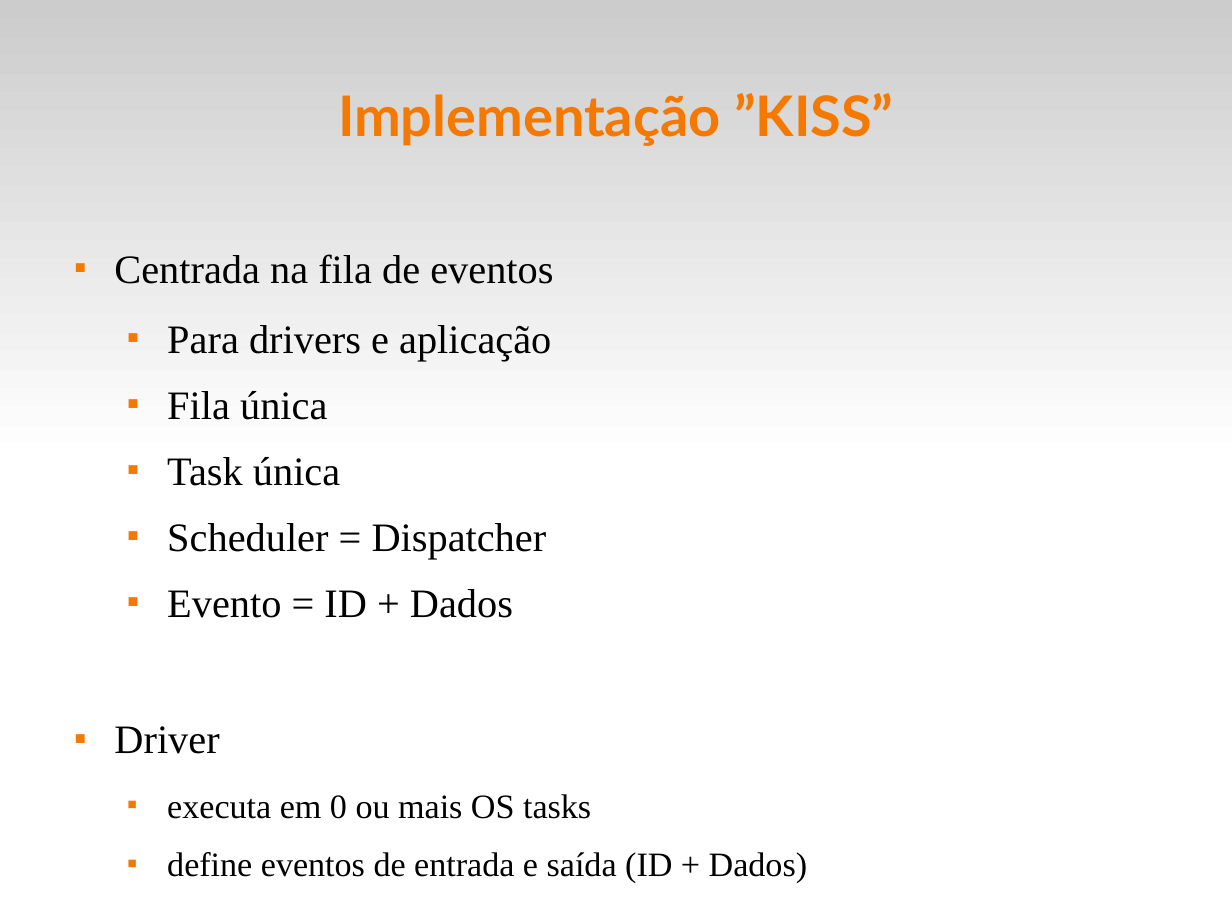
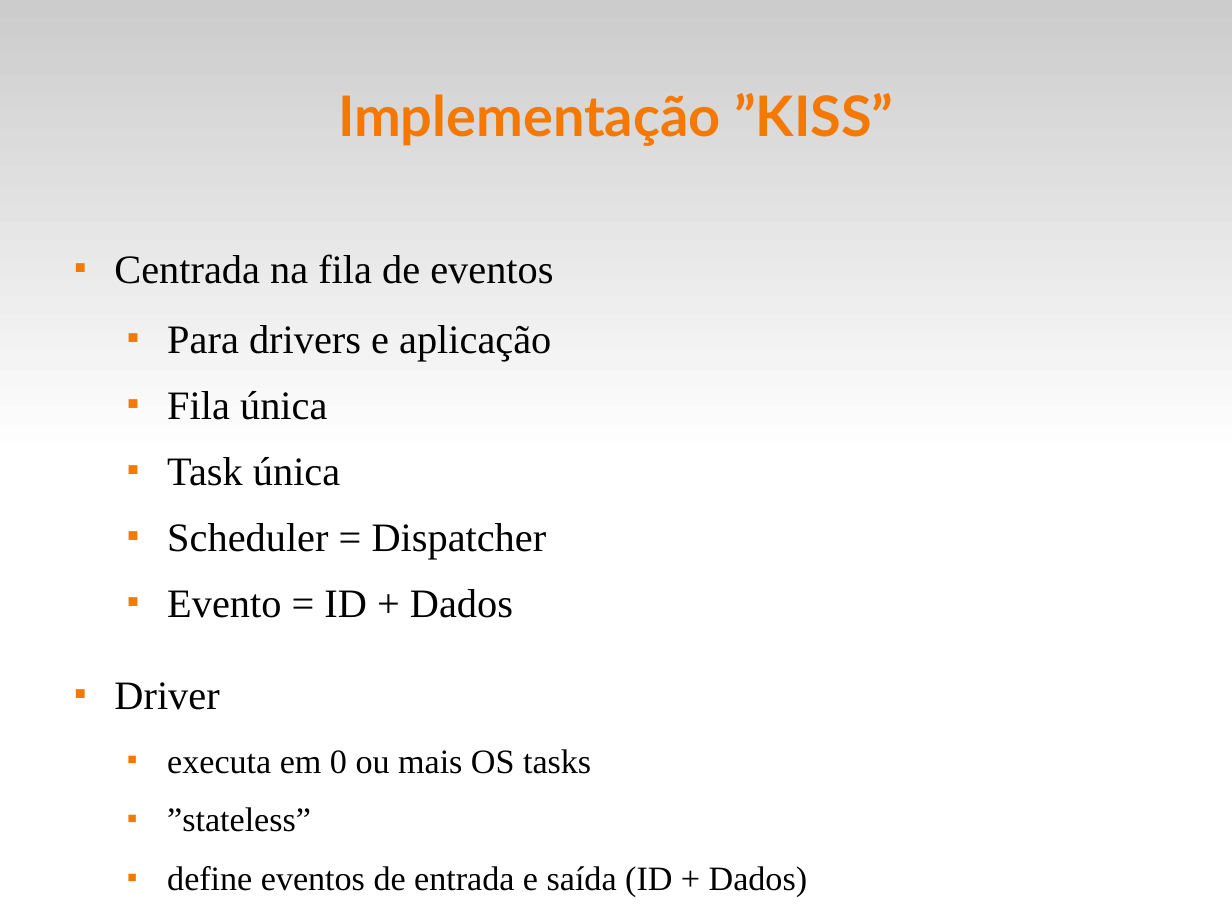
Before and after one commit to fsantanna/events, a slide deck: slide 4 of evt.odp. Drawn at 1232x924 pixels with LibreOffice and Linux fonts; fonts in the diff are those of the drawing. Boxes give left, top, right and bottom in pixels: in the first picture for what was removed or moved away, otherwise in the second. Text is boxed around its words. In the diff, an @@ line names an element or a change of style, - is before the commit and + after.

```diff
--- a/evt.odp
+++ b/evt.odp
@@ text at [167, 807, 311, 832]: paragraph added @@
+  ■ ”stateless”
```
Also in this commit, not shown: 2 other slides changed, 2 other files.
